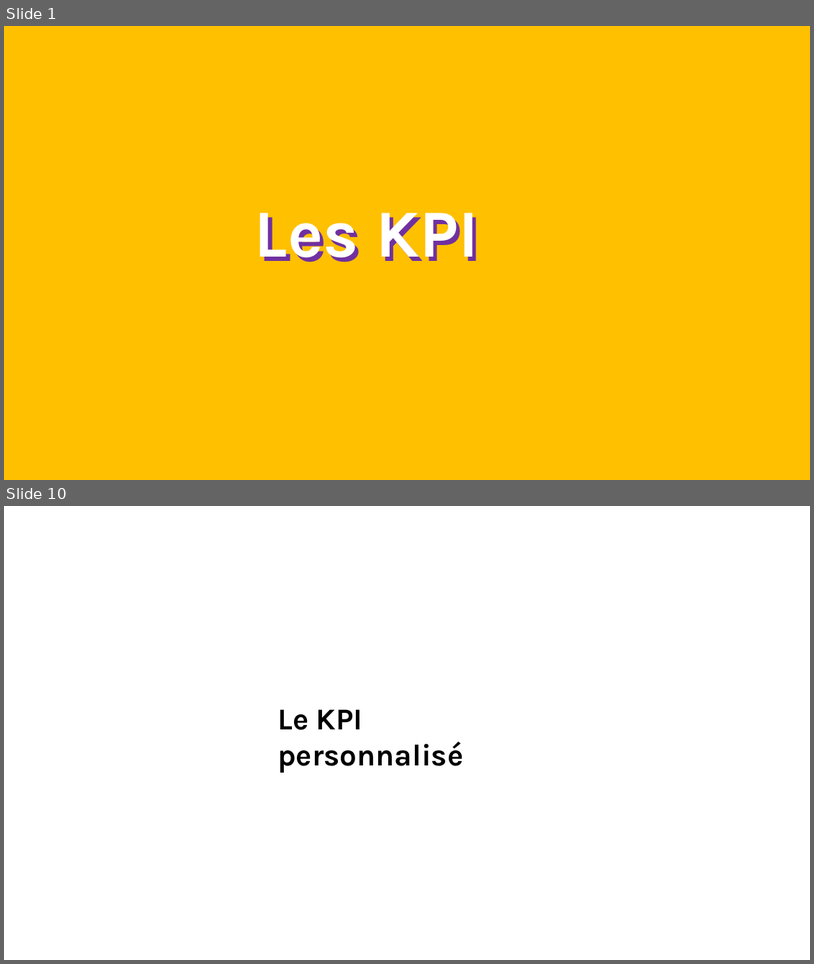
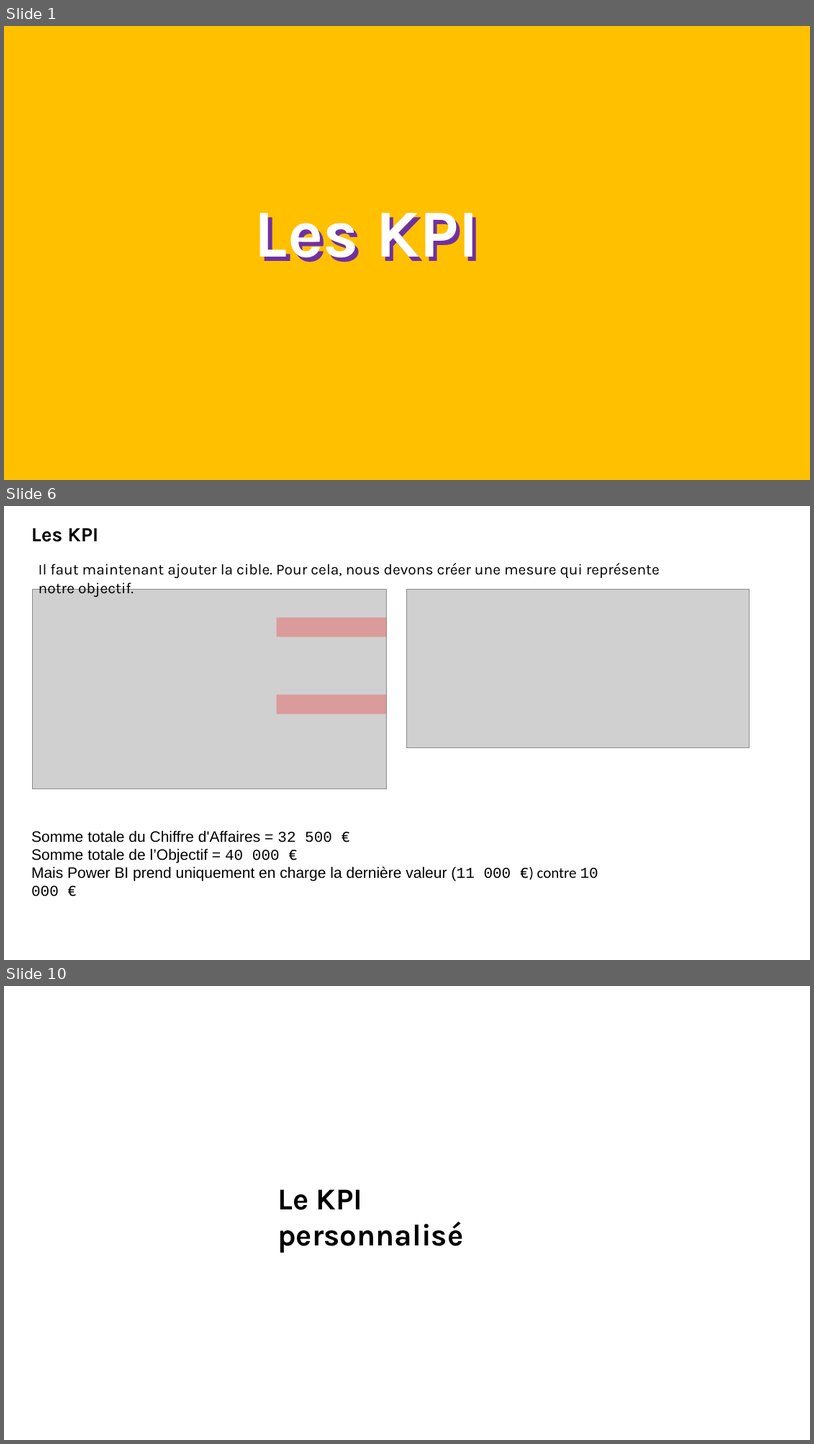
Before and after one commit to bejaouibechir/PowerBI, a slide deck: Français/6.Visuals/13.The KPI.pptx. Shown one above the other, each under a label of ours: slides 1 and 10 before the commit, slides 1, 6 and 10 after it; the slides between them are not shown. The pictures are 814x964 and 814x1444 pixels, drawn with LibreOffice and Linux fonts; fonts in the diff are those of the drawing; grey boxes stand for pictures. Boxes give left, top, right and bottom in pixels: in the first picture for what was removed or moved away, otherwise in the second. Text is boxed around its words. In the diff, an @@ line names an element or a change of style, - is before the commit and + after.

```diff
--- a/Français/6.Visuals/13.The KPI.pptx
+++ b/Français/6.Visuals/13.The KPI.pptx
@@ slide 6 added at (4, 506, 810, 960), background #FFFFFF @@
@@ text added at (31, 528, 98, 542), 24 pt, text #000000, bold @@
+Les KPI
@@ text added at (39, 563, 660, 597), 18 pt, text #000000 @@
+Il faut maintenant ajouter la cible. Pour cela, nous devons créer une mesure qui représente notre objectif.
@@ picture added at (32, 589, 386, 788) @@
@@ picture added at (407, 589, 750, 746) @@
@@ rectangle added at (277, 618, 387, 636), fill #FF0000 at 25% opacity @@
@@ rectangle added at (277, 694, 387, 713), fill #FF0000 at 25% opacity @@
@@ text added at (31, 830, 599, 896), 18 pt, text #000000 @@
+Somme totale du Chiffre d'Affaires = 32 500 €
+Somme totale de l’Objectif = 40 000 €
+Mais Power BI prend uniquement en charge la dernière valeur (11 000 €) contre 10 000 €
```
Also in this commit, not shown: 5 slides changed, 6 other slides added, 10 slides removed, 39 other files.
